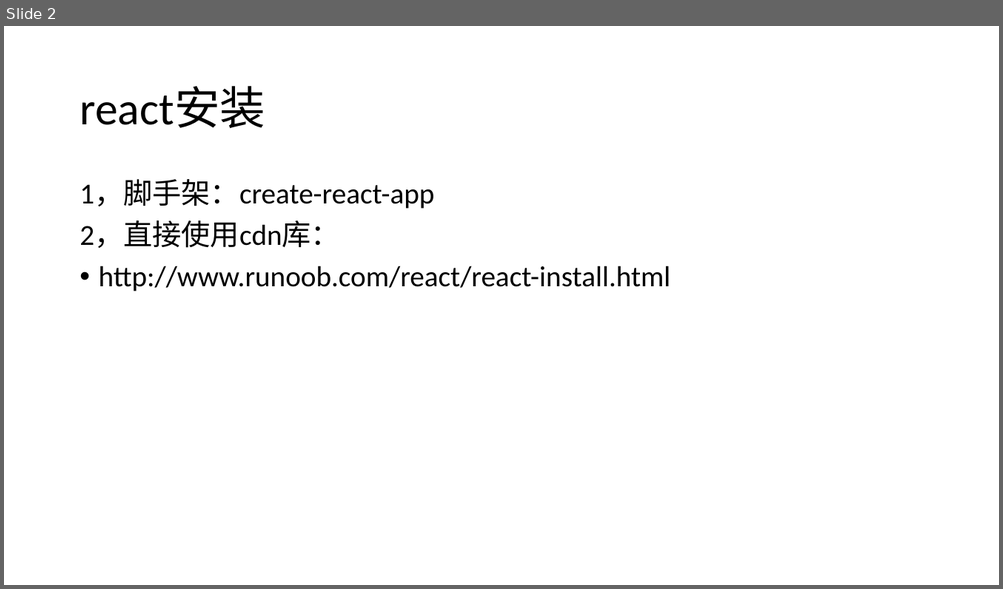
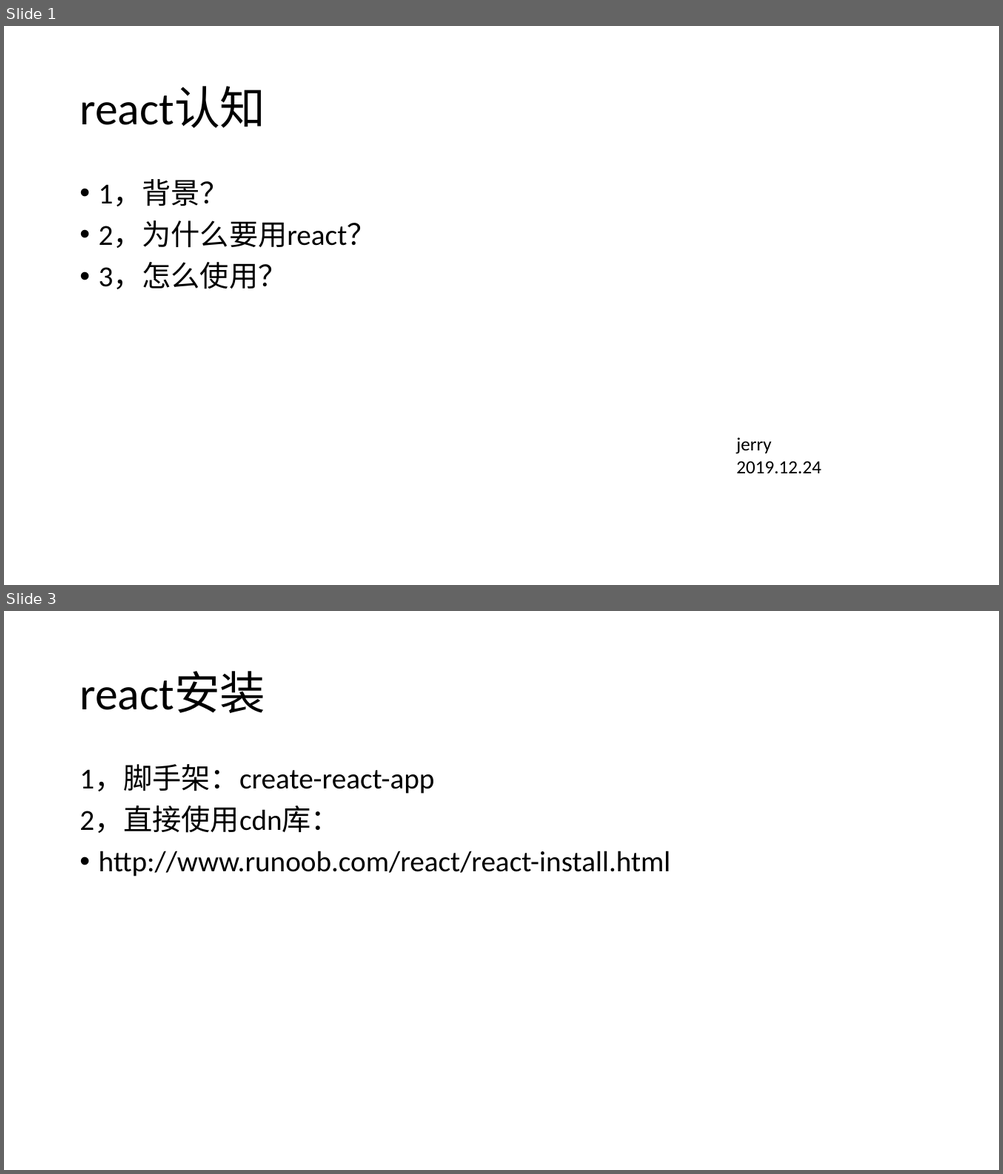
Before and after one commit to smart-jerry/react-demo, a slide deck: react入门一.pptx. Shown one above the other, each under a label of ours: slide 2 before the commit, slides 1 and 3 after it; the slides between them are not shown. The pictures are 1003x589 and 1003x1174 pixels, drawn with LibreOffice and Linux fonts; fonts in the diff are those of the drawing. Boxes give left, top, right and bottom in pixels: in the first picture for what was removed or moved away, otherwise in the second. Text is boxed around its words. In the diff, an @@ line names an element or a change of style, - is before the commit and + after.

```diff
--- a/react入门一.pptx
+++ b/react入门一.pptx
@@ slide 1 added at bbox=[4, 26, 999, 585], background #FFFFFF @@
@@ title added at bbox=[79, 87, 265, 128], 44 pt, text #000000 @@
+react认知
@@ text added at bbox=[99, 179, 376, 289], 28 pt, text #000000 @@
+• 1，背景？
+• 2，为什么要用react？
+• 3，怎么使用？
@@ text added at bbox=[736, 437, 821, 474], 18 pt, text #000000 @@
+jerry
+2019.12.24
@@ what was slide 2 is now slide 3 @@
```
Also in this commit, not shown: 1 slide changed.
